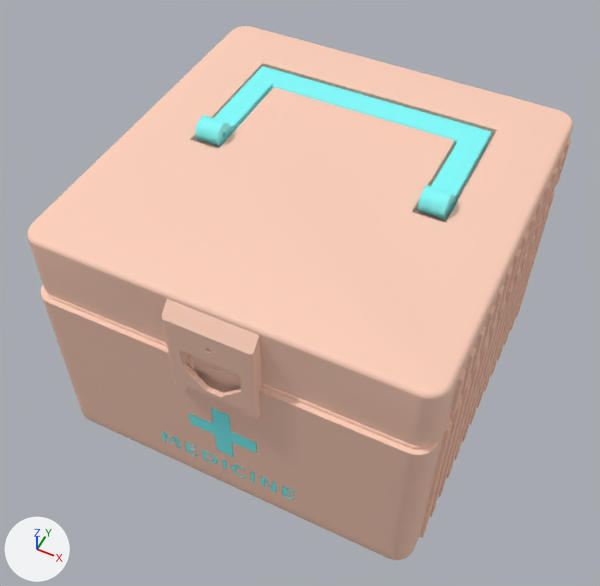
Renders of the glTF model public/models/medbox.glb from each side of a commit.
Both versions are drawn from a 50 mm lens placed at (104.0, -224.0, 317.0), pointed at (-2.0, -11.0, 51.0). Lighting does not change. The marker at lower left points along +X, +Y and +Z. The older version comes first. Where no turn or scale is listed for an object, it has been applied to the vertices. Vertices at exactly the same position are counted once.

Before the edit, the objects in view are built like this:
```python
me_geometry_0 = bpy.data.meshes.new('geometry_0')
me_geometry_0.from_pydata(...)  # 6046 vertices, 12104 faces; spans x -81.0..81.0, y -82.0..82.0, z -42.0..42.0
me_geometry_0.materials.append(mat_ffd1bb)  # beige #ffd1bb
me_geometry_1 = bpy.data.meshes.new('geometry_1')
me_geometry_1.from_pydata(...)  # 4006 vertices, 8036 faces; spans x -81.0..81.0, y -84.0..84.0, z -23.0..23.0
me_geometry_1.materials.append(mat_ffd1bb)  # beige #ffd1bb
me_handle_bail = bpy.data.meshes.new('handle_bail')
me_handle_bail.from_pydata(...)  # 596 vertices, 1196 faces; spans x -52.0..52.0, y -28.8..28.8, z -6.5..6.5
me_handle_bail.materials.append(mat_80ffff)  # cyan #80ffff
ob_geometry_0 = bpy.data.objects.new('geometry_0', me_geometry_0)
ob_geometry_0.location = (0.0, 0.0, 42.5)
ob_geometry_1 = bpy.data.objects.new('geometry_1', me_geometry_1)
ob_geometry_1.location = (0.0, 0.0, 88.3)
ob_handle_bail = bpy.data.objects.new('handle_bail', me_handle_bail)
ob_handle_bail.location = (0.0, 25.0, 110.8)
# also in view: 'geometry_2' at (0.0, -81.0, 35.0)
```
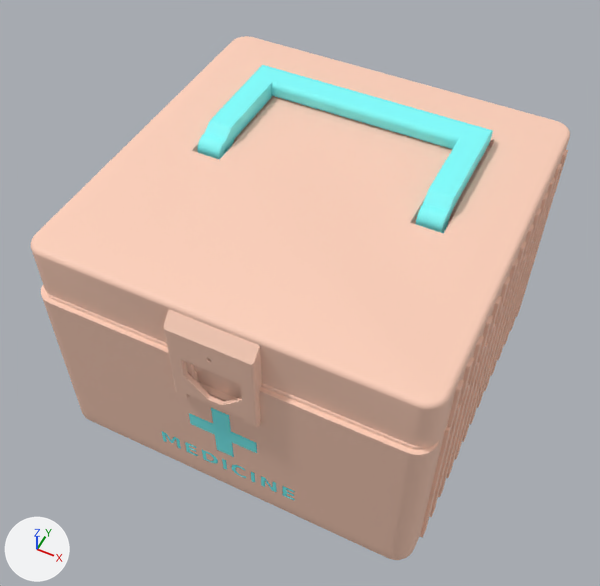
Diff of the bpy script that builds the scene:
```diff
--- a/public/models/medbox.glb.py
+++ b/public/models/medbox.glb.py
@@ me_handle_bail @@
 me_handle_bail.from_pydata(...)  # 596 vertices, 1196 faces; spans x -52.0..52.0, y -28.8..28.8, z -6.5..6.5
 # used by ob_handle_bail; location = (0.0, 25.0, 110.8)
+# me_handle_bail part 1: the whole mesh is turned -180 degrees about the y axis through its middle
 me_handle_bail.materials.append(mat_80ffff)
@@ ob_geometry_1 @@
 ob_geometry_1 = bpy.data.objects.new('geometry_1', me_geometry_1)
-ob_geometry_1.location = (0.0, 0.0, 88.3)
+ob_geometry_1.location = (0.0, 0.0, 82.9)
@@ ob_handle_bail @@
 ob_handle_bail = bpy.data.objects.new('handle_bail', me_handle_bail)
-ob_handle_bail.location = (0.0, 25.0, 110.8)
+ob_handle_bail.location = (0.0, 25.0, 105.4)
```

Location of each change, [x1, y1, x2, y2] in pixels of the pictures (600 x 586 px):
'geometry_1', moved: before [27, 26, 573, 449]; after [31, 36, 570, 449]
'handle_bail', moved, turned: before [196, 66, 492, 220]; after [198, 65, 493, 233]
